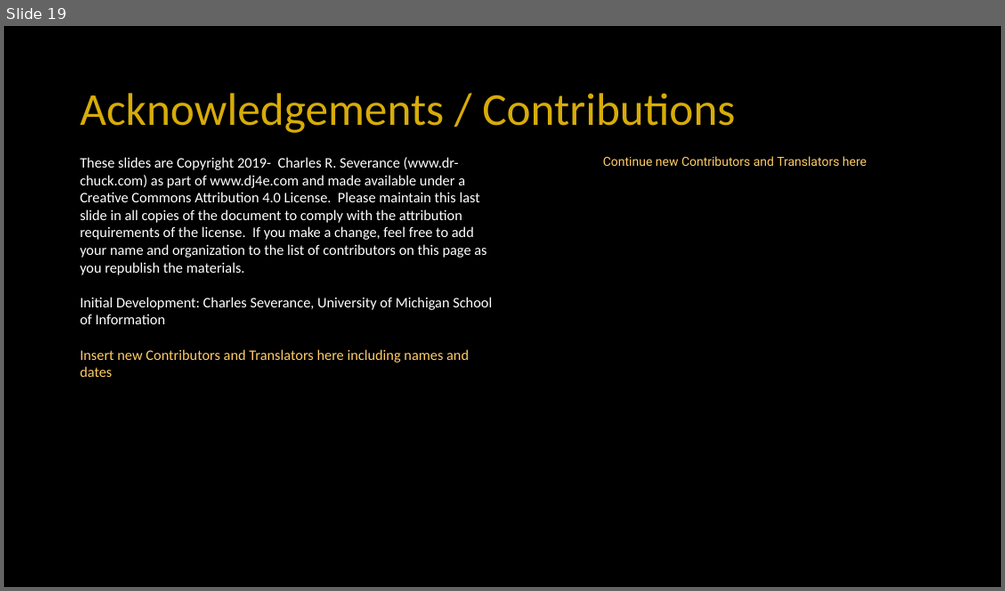
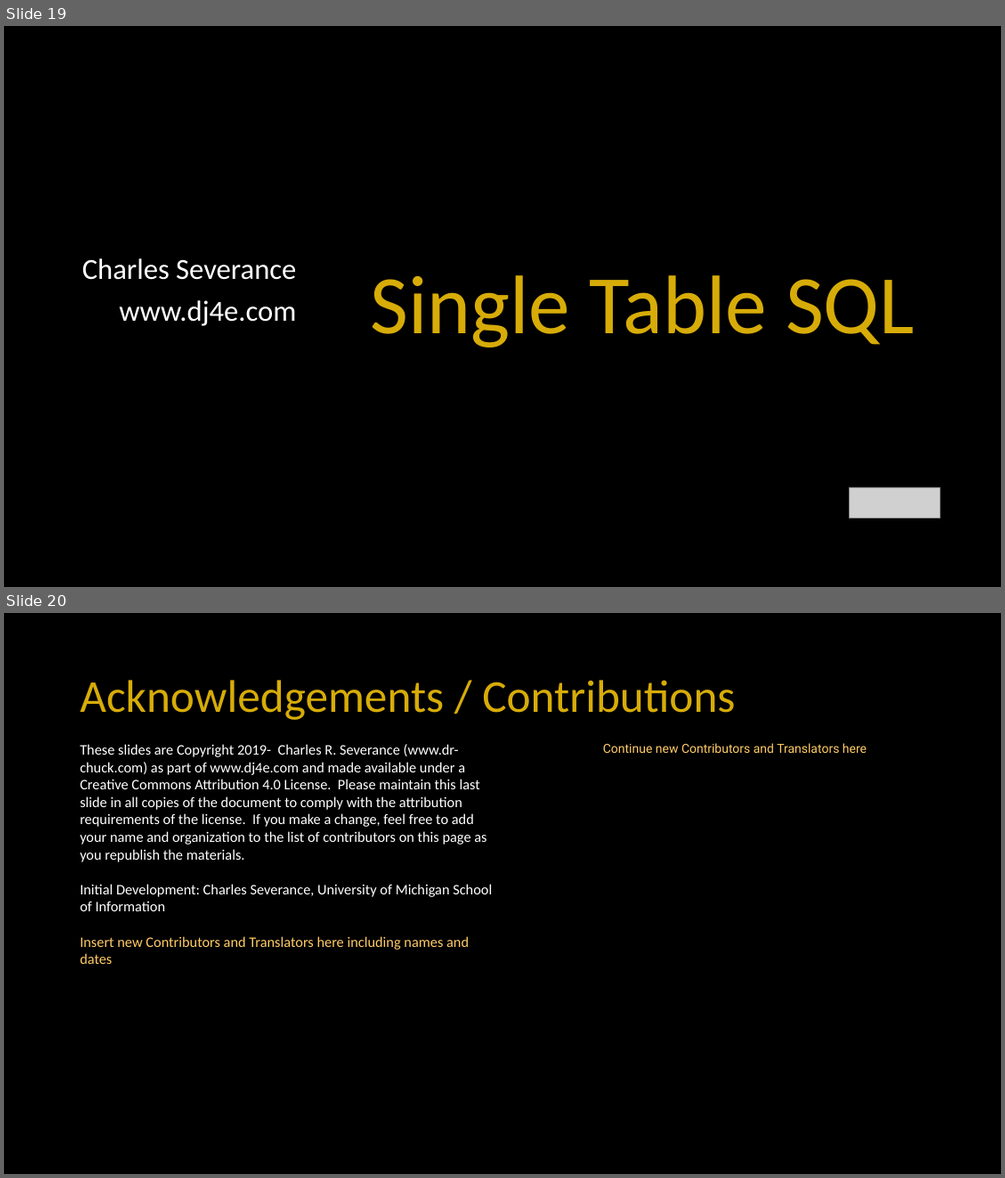
Before and after one commit to csev/dj4e, a slide deck: lectures/SQL-01-Basics.pptx. Shown one above the other, each under a label of ours: slide 19 before the commit, slides 19 and 20 after it. The pictures are 1005x591 and 1005x1178 pixels, drawn with LibreOffice and Linux fonts; fonts in the diff are those of the drawing; grey boxes stand for pictures. Boxes give left, top, right and bottom in pixels: in the first picture for what was removed or moved away, otherwise in the second. Text is boxed around its words. In the diff, an @@ line names an element or a change of style, - is before the commit and + after.

```diff
--- a/lectures/SQL-01-Basics.pptx
+++ b/lectures/SQL-01-Basics.pptx
@@ slide 19 added at (4, 26, 1001, 587), background #000000 @@
@@ subtitle added at (82, 258, 296, 326), 28 pt, text #FFFFFF @@
+Charles Severance
+www.dj4e.com
@@ title added at (370, 275, 914, 347), 80 pt, text #D7AC08 @@
+Single Table SQL
@@ picture added at (850, 487, 940, 518) @@
@@ what was slide 19 is now slide 20 @@
```
Also in this commit, not shown: 2 slides changed, 3 other files.
